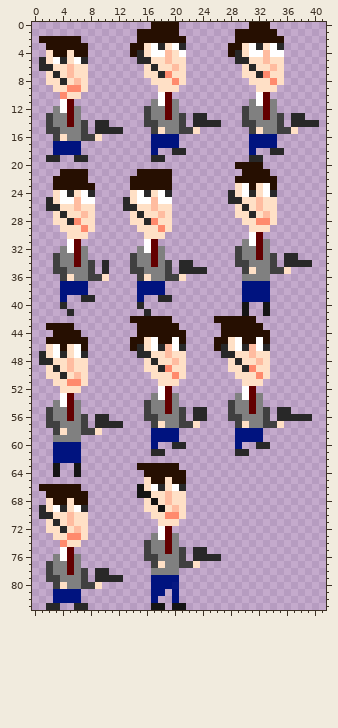
Sprite sheet: PYGAME_PROJECT_SOURCE/sprites/jumping_char.png. Above, as it was before the edit.
The file is 42x84 pixels. Pixels under 10% opacity are left out. Colours within 5 levels of each other are drawn and written as one.
And afterwards:
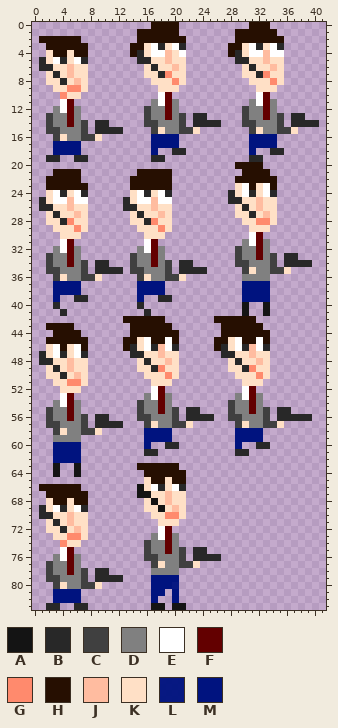
Palette (. is transparent): A #141414  B #282828  C #404040  D #808080  E #ffffff  F #630000  G #ff8a6d  H #260f01  J #ffbca0  K #ffe0c6  L #00137ff6  M #00137f
Difference:
Changed rows in their new state; - is an unchanged pixel.
first column x 1:
21 --H---.------------------
22 -H----.------------------
23 -H-----.-----------------
24 -KEBKEB.-----------------
25 BKE-JE-.-----------------
26 B-K-JK-.-----------------
27 -KBK-JK.-----------------
28 -K-BGK-.-----------------
29 --K--GK.-----------------
30 ---K--.------------------
31 ---EF.-------------------
32 --DEFD.------------------
33 -CD-FD.------------------
34 -CD-FDC.B----------------
35 -C-D--C.B-BB-------------
36 --CKD-C-K.---------------
37 --M---.------------------
38 --M---.------------------
39 --M.-B-.-----------------
40 --B.---------------------
41 ---B.--------------------
42 ------------H-----.------
43 -------------H-----.-----
44 -------------H------.----
45 ------------H-KEH-EH.----
46 ------------HBKEBJEB.----
47 -------------B-K-JK-.----
48 --------------KBK-JK.----
49 --------------K-BGK-.----
50 ---------------K--GK.----
51 ----------------K--.-----
52 ----------------EF.------
53 ---------------DEFD.-----
54 --------------CD-FD.-----
55 --------------CD-FDC.B-.-
56 --------------C-D--C.B--B
57 ---------------CKD-C-K.--
58 ---------------M---.-----
59 ---------------M---.-----
60 ---------------M.-B-.----
61 ---------------B-.-------
